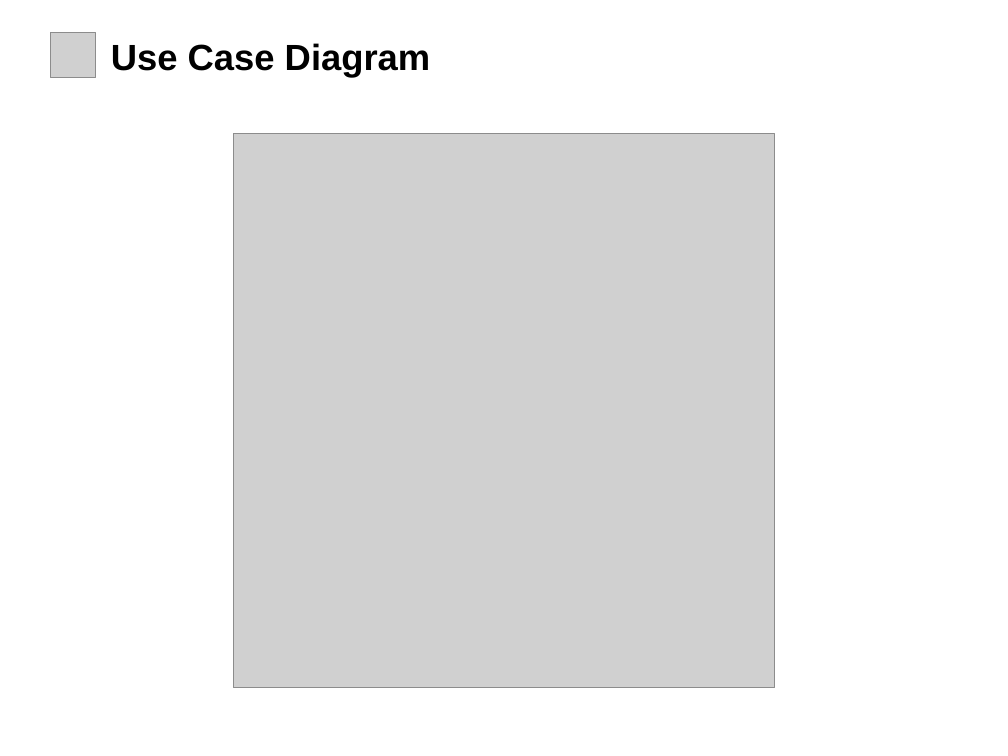
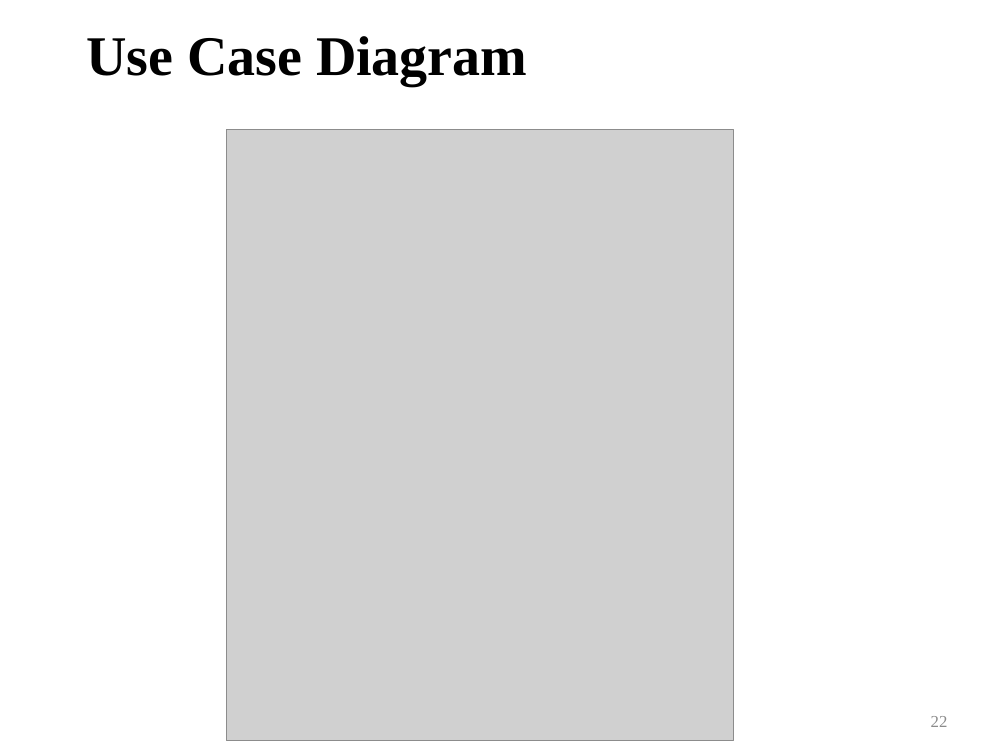
Before and after one commit to Tehreem-cmpsc/intelirehab, a slide deck: slide 22 of docs/presentations/InteliRehab_60_Percent_Presentation.pptx (slide 17 before the commit). Drawn at 1008x756 pixels with LibreOffice and Linux fonts; fonts in the diff are those of the drawing; grey boxes stand for pictures. Boxes give left, top, right and bottom in pixels: in the first picture for what was removed or moved away, otherwise in the second. Text is boxed around its words. In the diff, an @@ line names an element or a change of style, - is before the commit and + after.

```diff
--- a/docs/presentations/InteliRehab_60_Percent_Presentation.pptx
+++ b/docs/presentations/InteliRehab_60_Percent_Presentation.pptx
@@ title "Use Case Diagram": place and size @@
-title "Use Case Diagram" at <box>111,43,431,78</box>
+title "Use Case Diagram" at <box>86,36,527,86</box>
@@ title "Use Case Diagram" at <box>86,36,527,86</box>: size 26 to 40 pt, font Arial to Times New Roman @@
@@ picture removed at <box>50,32,96,78</box> @@
@@ picture: place and size @@
-picture at <box>233,133,774,687</box>
+picture at <box>227,130,734,741</box>
@@ page number added at <box>931,716,948,727</box>, 12 pt, text #8C8C8C @@
+22
```
Also in this commit, not shown: 12 other slides changed, 24 slides added, 12 slides removed, 55 other files.
